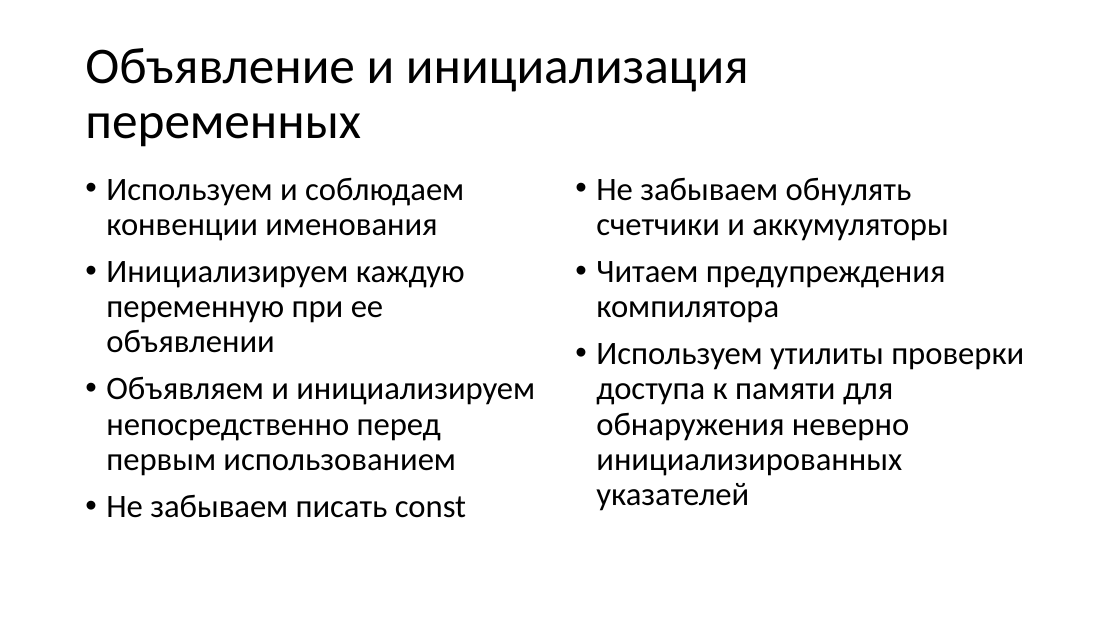
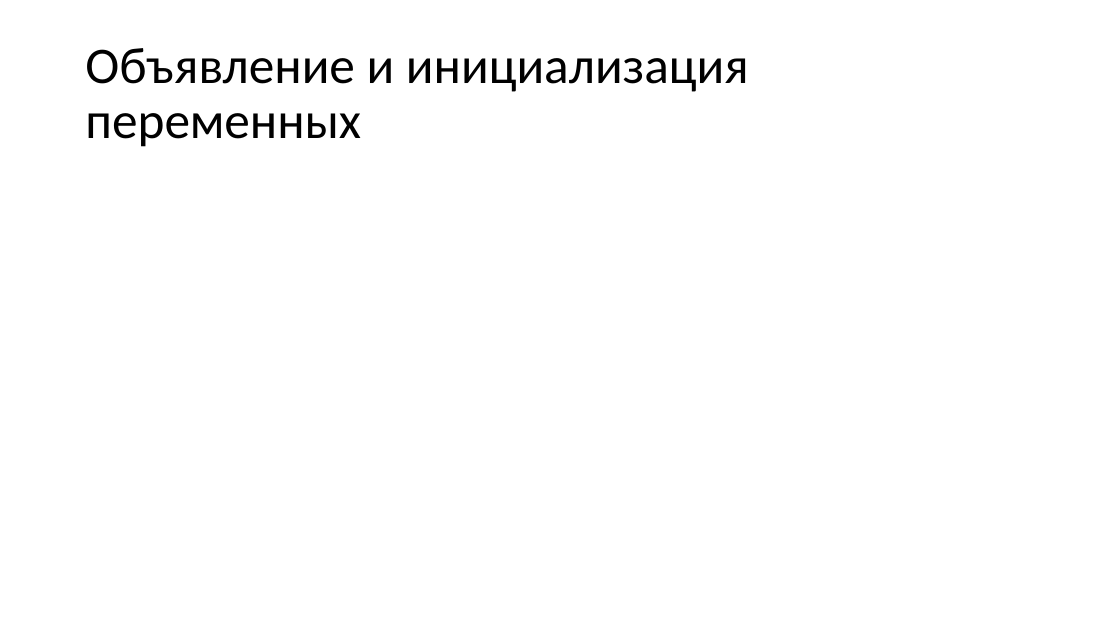
Before and after one commit to Evgueni-Petrov-aka-espetrov/Algorithms-and-Programming-in-C-pptx, a slide deck: slide 58 of 26 Совершенный код.pptx (slide 14 before the commit). Drawn at 1120x630 pixels with LibreOffice and Linux fonts; fonts in the diff are those of the drawing. Boxes give left, top, right and bottom in pixels: in the first picture for what was removed or moved away, otherwise in the second. Text is boxed around its words. In the diff, an @@ line names an element or a change of style, - is before the commit and + after.

```diff
--- a/26 Совершенный код.pptx
+++ b/26 Совершенный код.pptx
@@ text removed at (x1=106, y1=177, x2=535, y2=518) @@
-• Используем и соблюдаем конвенции именования
-• Инициализируем каждую переменную при ее объявлении
-• Объявляем и инициализируем непосредственно перед первым использованием
-• Не забываем писать const
@@ text removed at (x1=596, y1=177, x2=1024, y2=511) @@
-• Не забываем обнулять счетчики и аккумуляторы
-• Читаем предупреждения компилятора
-• Используем утилиты проверки доступа к памяти для обнаружения неверно инициализированных указателей
```
Also in this commit, not shown: 7 other slides changed, 58 slides added, 14 slides removed.
